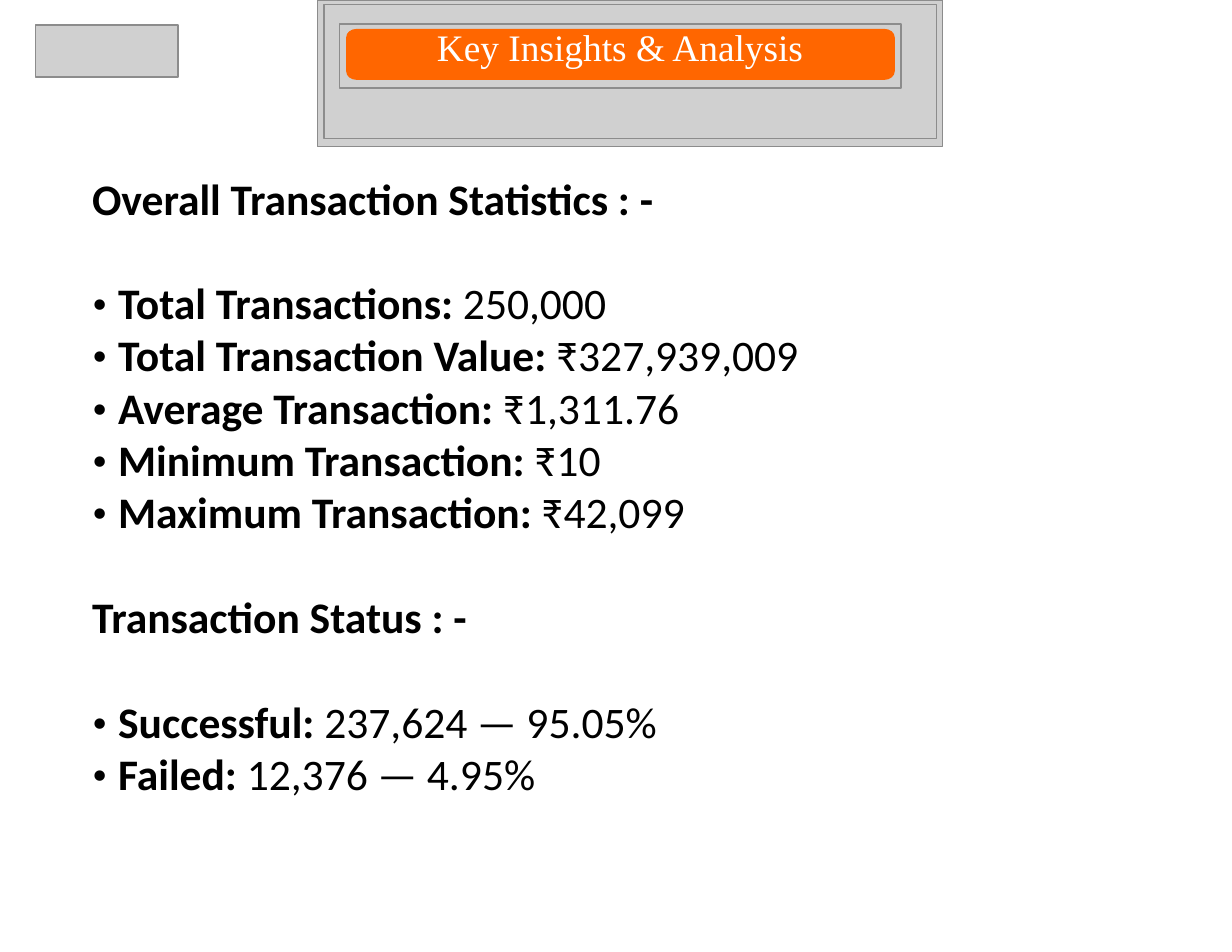
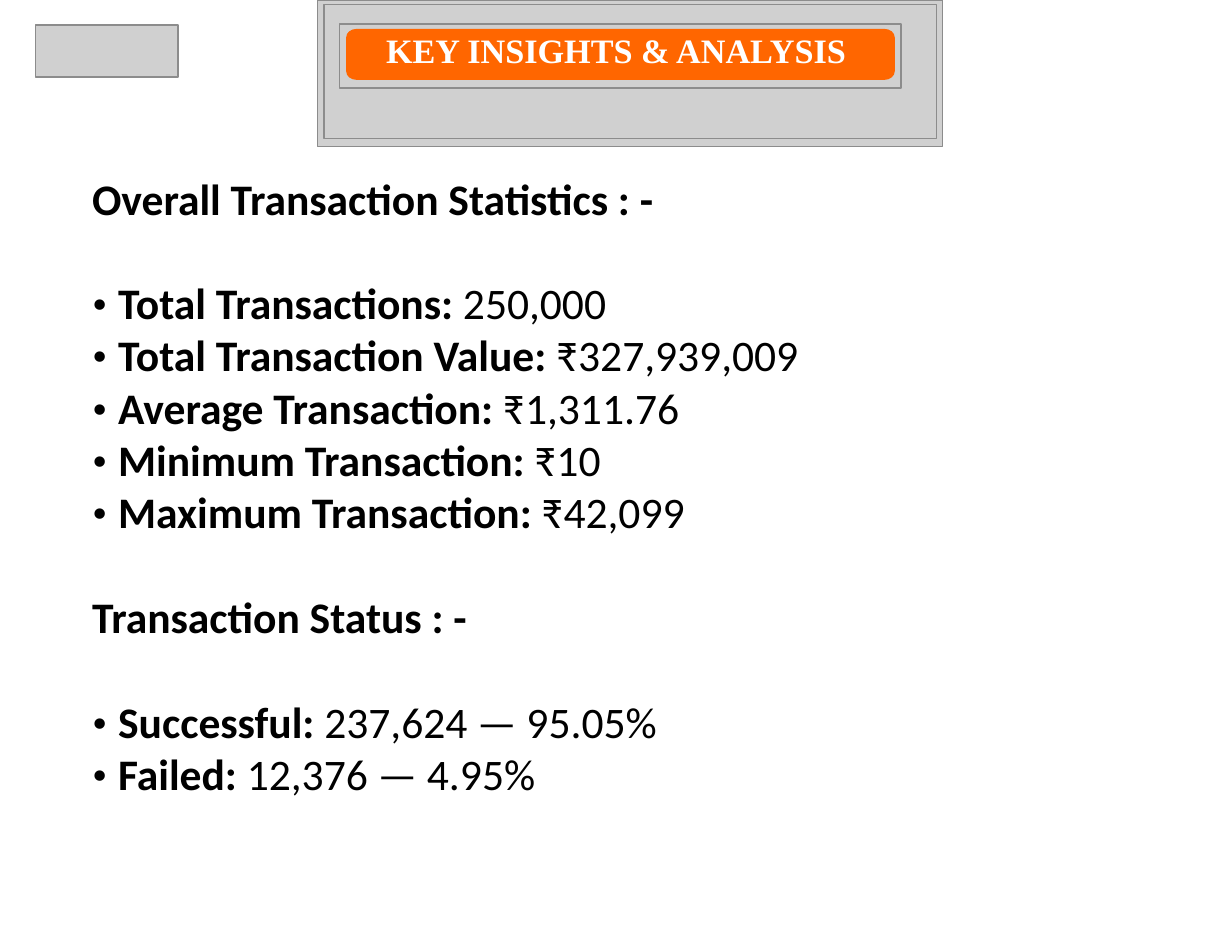
Before and after one commit to ManojReddyTetala/UPI-Transaction-Analysis, a slide deck: slide 12 of PPTs/REVIEW - 2.pptx. Drawn at 1232x952 pixels with LibreOffice and Linux fonts; fonts in the diff are those of the drawing; grey boxes stand for pictures. Boxes give left, top, right and bottom in pixels: in the first picture for what was removed or moved away, otherwise in the second. Text is boxed around its words. In the diff, an @@ line names an element or a change of style, - is before the commit and + after.

```diff
--- a/PPTs/REVIEW - 2.pptx
+++ b/PPTs/REVIEW - 2.pptx
@@ text at [386, 40, 846, 64]: text changed; size 24 to 22 pt; bold on @@
-Key Insights & Analysis
+KEY INSIGHTS & ANALYSIS
```
Also in this commit, not shown: 10 other slides changed, 3 other files.
